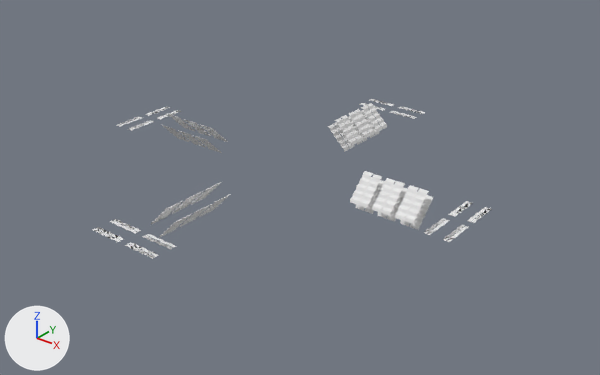
The OBJ model cosmodrone/assets/station-parts/generated/solar_rotator_panels.obj, before and after one commit.
Both versions are drawn from a camera (50 mm lens) standing at (6.36, -7.62, 4.44) and looking at (0.25, 0.02, -0.3). Arrows for +X, +Y and +Z are at lower left; the lights stay in place. Where no turn or scale is listed for an object, it has been applied to the vertices. Vertices at the same position are counted once.

In view in the first picture: 'Solar_Rotator_Panels_Plane.013'.
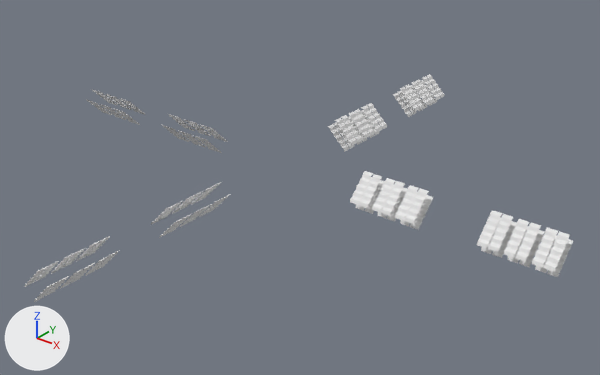
Pixel boxes (x1, y1, x2, y2) of what changed, in the pictures (600 x 375 px):
'Solar_Rotator_Panels_Plane.013', reshaped (38% wider, 42% taller)
    before: (93, 99, 492, 259)
    after: (24, 74, 573, 302)
part 1 of me_solar_rotator_panels_plane_013, added
    after: (76, 243, 98, 262)
part 2 of me_solar_rotator_panels_plane_013, added
    after: (87, 237, 109, 256)
part 3 of me_solar_rotator_panels_plane_013, added
    after: (51, 255, 73, 274)
part 4 of me_solar_rotator_panels_plane_013, added
    after: (62, 249, 84, 268)
part 5 of me_solar_rotator_panels_plane_013, added
    after: (36, 262, 58, 281)
part 6 of me_solar_rotator_panels_plane_013, added
    after: (86, 255, 111, 275)
part 7 of me_solar_rotator_panels_plane_013, added
    after: (96, 252, 118, 270)
part 8 of me_solar_rotator_panels_plane_013, added
    after: (60, 270, 83, 289)
part 9 of me_solar_rotator_panels_plane_013, added
    after: (71, 265, 93, 283)
part 10 of me_solar_rotator_panels_plane_013, added
    after: (34, 283, 56, 302)
part 11 of me_solar_rotator_panels_plane_013, added
    after: (45, 277, 68, 296)
part 12 of me_solar_rotator_panels_plane_013, added
    after: (488, 214, 513, 252)
part 13 of me_solar_rotator_panels_plane_013, added
    after: (477, 210, 502, 248)
part 14 of me_solar_rotator_panels_plane_013, added
    after: (515, 223, 541, 262)
part 15 of me_solar_rotator_panels_plane_013, added
    after: (504, 219, 529, 258)
part 16 of me_solar_rotator_panels_plane_013, deleted
    before: (93, 99, 492, 259)
part 17 of me_solar_rotator_panels_plane_013, added
    after: (393, 74, 445, 117)
part 18 of me_solar_rotator_panels_plane_013, added
    after: (86, 90, 145, 125)
part 19 of me_solar_rotator_panels_plane_013, added
    after: (481, 217, 573, 277)
part 20 of me_solar_rotator_panels_plane_013, added
    after: (25, 267, 47, 287)

Diff of the bpy script that builds the scene:
```diff
--- a/cosmodrone/assets/station-parts/generated/solar_rotator_panels.obj.py
+++ b/cosmodrone/assets/station-parts/generated/solar_rotator_panels.obj.py
@@ me_solar_rotator_panels_plane_013 @@
-me_solar_rotator_panels_plane_013.from_pydata(...)  # 2560 vertices, 2436 faces; spans x -2.74..2.74, y -2.74..2.74, z -0.23..0.2
+me_solar_rotator_panels_plane_013.from_pydata(...)  # 4224 vertices, 3832 faces; spans x -3.81..3.81, y -3.81..3.81, z -0.23..0.21
+# me_solar_rotator_panels_plane_013 part 1: the loose piece of 22 vertices spanning x -0.23..0.08, y -2.12..-2.0, z -0.11..0.2 is copied, and the copy is moved by (0.01, -1.05, 0.01); it spans x -0.22..0.09, y -3.17..-3.05, z -0.1..0.21
+# me_solar_rotator_panels_plane_013 part 2: the loose piece of 22 vertices spanning x -0.23..0.08, y -2.12..-2.0, z -0.11..0.2 is copied, and the copy is moved by (0.01, -0.92, 0.01); it spans x -0.22..0.09, y -3.04..-2.92, z -0.1..0.21
+# me_solar_rotator_panels_plane_013 part 3: the loose piece of 22 vertices spanning x -0.23..0.08, y -2.12..-2.0, z -0.11..0.2 is copied, and the copy is moved by (0.01, -1.37, 0.01); it spans x -0.22..0.09, y -3.49..-3.37, z -0.1..0.21
+# me_solar_rotator_panels_plane_013 part 4: the loose piece of 22 vertices spanning x -0.23..0.08, y -2.12..-2.0, z -0.11..0.2 is copied, and the copy is moved by (0.01, -1.24, 0.01); it spans x -0.22..0.09, y -3.36..-3.23, z -0.1..0.21
+# me_solar_rotator_panels_plane_013 part 5: the loose piece of 22 vertices spanning x -0.23..0.08, y -2.12..-2.0, z -0.11..0.2 is copied, and the copy is moved by (0.01, -1.56, 0.01); it spans x -0.22..0.09, y -3.68..-3.56, z -0.1..0.21
+# me_solar_rotator_panels_plane_013 part 6: the loose piece of 22 vertices spanning x -0.1..0.21, y -2.12..-2.0, z -0.23..0.07 is copied, and the copy is moved by (0.01, -1.05, 0.01); it spans x -0.09..0.22, y -3.17..-3.05, z -0.23..0.08
+# me_solar_rotator_panels_plane_013 part 7: the loose piece of 22 vertices spanning x -0.1..0.21, y -2.12..-2.0, z -0.23..0.07 is copied, and the copy is moved by (0.01, -0.92, 0.01); it spans x -0.09..0.22, y -3.04..-2.92, z -0.23..0.08
+# me_solar_rotator_panels_plane_013 part 8: the loose piece of 22 vertices spanning x -0.1..0.21, y -2.12..-2.0, z -0.23..0.07 is copied, and the copy is moved by (0.01, -1.37, 0.01); it spans x -0.09..0.22, y -3.49..-3.37, z -0.23..0.08
+# me_solar_rotator_panels_plane_013 part 9: the loose piece of 22 vertices spanning x -0.1..0.21, y -2.12..-2.0, z -0.23..0.07 is copied, and the copy is moved by (0.01, -1.24, 0.01); it spans x -0.09..0.22, y -3.36..-3.23, z -0.23..0.08
+# me_solar_rotator_panels_plane_013 part 10: the loose piece of 22 vertices spanning x -0.1..0.21, y -2.12..-2.0, z -0.23..0.07 is copied, and the copy is moved by (0.01, -1.7, 0.01); it spans x -0.09..0.22, y -3.81..-3.69, z -0.23..0.08
+# me_solar_rotator_panels_plane_013 part 11: the loose piece of 22 vertices spanning x -0.1..0.21, y -2.12..-2.0, z -0.23..0.07 is copied, and the copy is moved by (0.01, -1.56, 0.01); it spans x -0.09..0.22, y -3.68..-3.56, z -0.23..0.08
+# me_solar_rotator_panels_plane_013 part 12: the loose piece of 22 vertices spanning x 2.0..2.12, y -0.23..0.08, z -0.11..0.2 is copied, and the copy is moved by (1.05, 0.01, 0.01); it spans x 3.05..3.17, y -0.22..0.09, z -0.1..0.21
+# me_solar_rotator_panels_plane_013 part 13: the loose piece of 22 vertices spanning x 2.0..2.12, y -0.23..0.08, z -0.11..0.2 is copied, and the copy is moved by (0.92, 0.01, 0.01); it spans x 2.92..3.04, y -0.22..0.09, z -0.1..0.21
+# me_solar_rotator_panels_plane_013 part 14: the loose piece of 22 vertices spanning x 2.0..2.12, y -0.23..0.08, z -0.11..0.2 is copied, and the copy is moved by (1.37, 0.01, 0.01); it spans x 3.37..3.49, y -0.22..0.09, z -0.1..0.21
+# me_solar_rotator_panels_plane_013 part 15: the loose piece of 22 vertices spanning x 2.0..2.12, y -0.23..0.08, z -0.11..0.2 is copied, and the copy is moved by (1.24, 0.01, 0.01); it spans x 3.23..3.36, y -0.22..0.09, z -0.1..0.21
+# me_solar_rotator_panels_plane_013 part 16: 16 loose pieces with 448 vertices, spanning x -2.74..2.74, y -2.74..2.74, z 0.0..0.01, are deleted
+# me_solar_rotator_panels_plane_013 part 17: 528 vertices added at x -0.22..0.22, y 2.92..3.81, z -0.23..0.21
+# me_solar_rotator_panels_plane_013 part 18: 528 vertices added at x -3.81..-2.92, y -0.22..0.22, z -0.23..0.21
+# me_solar_rotator_panels_plane_013 part 19: 374 vertices added at x 2.92..3.81, y -0.22..0.22, z -0.23..0.21
+# me_solar_rotator_panels_plane_013 part 20: 22 vertices added at x -0.22..0.09, y -3.81..-3.69, z -0.1..0.21
```
